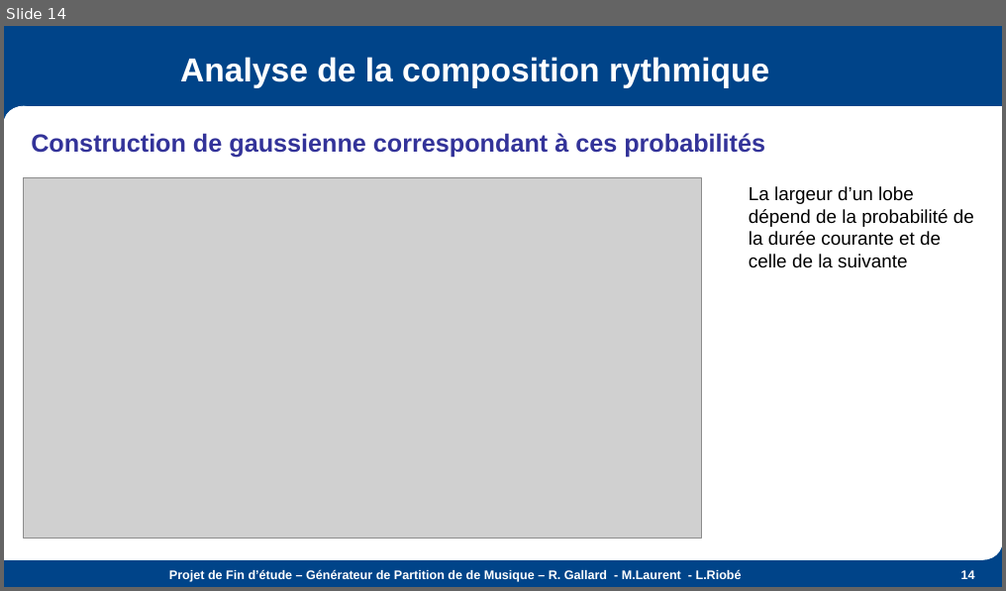
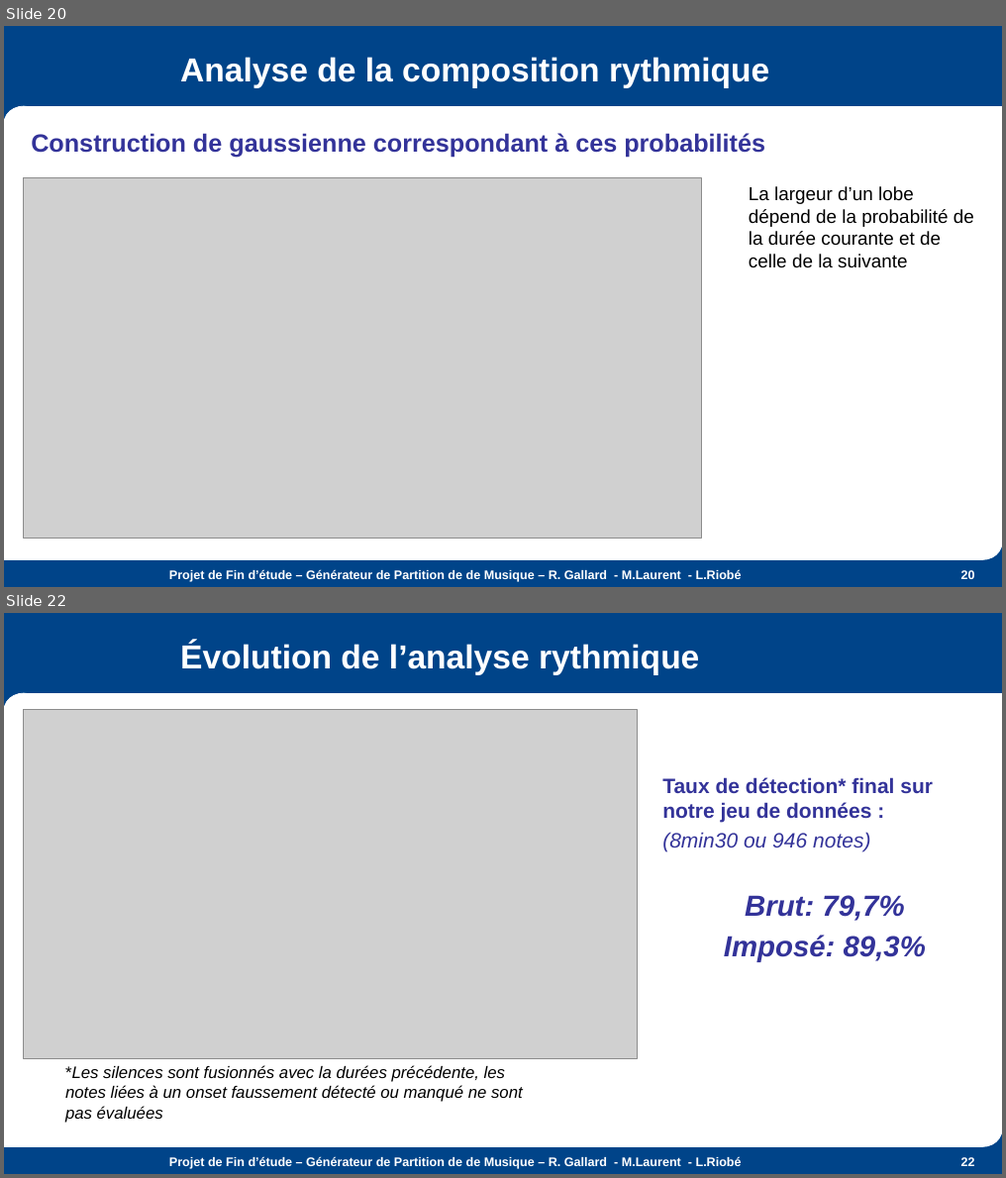
Before and after one commit to the-midge/gentab, a slide deck: Docs/Présentation-PFE.pptx. Shown one above the other, each under a label of ours: slide 14 before the commit, slides 20 and 22 after it; the slides between them are not shown. The pictures are 1006x591 and 1006x1178 pixels, drawn with LibreOffice and Linux fonts; fonts in the diff are those of the drawing; grey boxes stand for pictures; background and template pictures are left out. Boxes give left, top, right and bottom in pixels: in the first picture for what was removed or moved away, otherwise in the second. Text is boxed around its words. In the diff, an @@ line names an element or a change of style, - is before the commit and + after.

```diff
--- a/Docs/Présentation-PFE.pptx
+++ b/Docs/Présentation-PFE.pptx
@@ slide 22 added at <box>4,613,1002,1174</box>, background #004489; not listed: 7 template elements that a slide beside it also shows @@
@@ title added at <box>180,642,699,675</box>, 32 pt, text #FFFFFF, bold @@
+Évolution de l’analyse rythmique
@@ picture added at <box>24,710,637,1059</box> @@
@@ text added at <box>662,777,933,962</box>, 20 pt, text #333399, bold @@
+Taux de détection* final sur notre jeu de données :
+(8min30 ou 946 notes)
+Brut: 79,7%
+Imposé: 89,3%
@@ text added at <box>65,1065,523,1123</box>, 16 pt, text #000000, italic @@
+*Les silences sont fusionnés avec la durées précédente, les notes liées à un onset faussement détecté ou manqué ne sont pas évaluées
@@ text added at <box>169,1157,742,1169</box>, 12 pt, text #FFFFFF, bold @@
+Projet de Fin d’étude – Générateur de Partition de de Musique – R. Gallard - M.Laurent - L.Riobé
@@ page number added at <box>961,1157,975,1166</box>, 12 pt, text #FFFFFF, bold @@
+22
@@ what was slide 14 is now slide 20 @@
@@ page number at <box>961,570,975,579</box>: text changed @@
-14
+20
```
Also in this commit, not shown: 7 slides changed, 7 other slides added, 16 other files.
